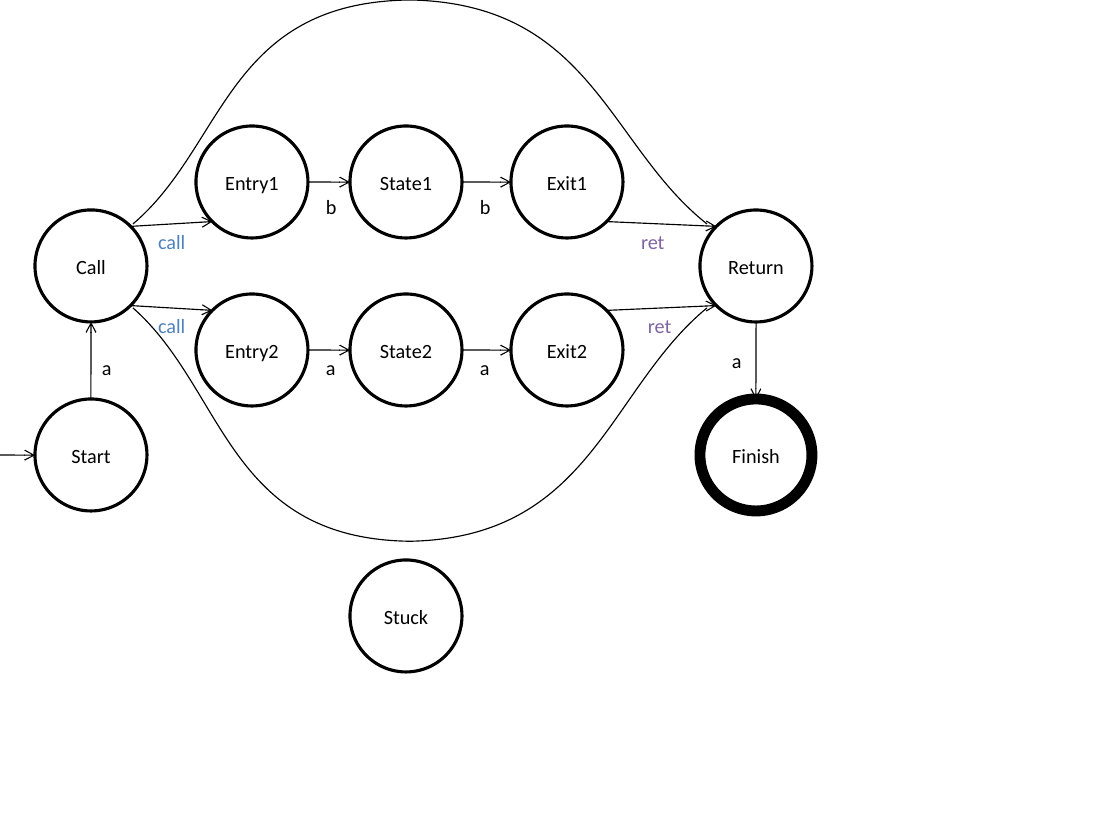
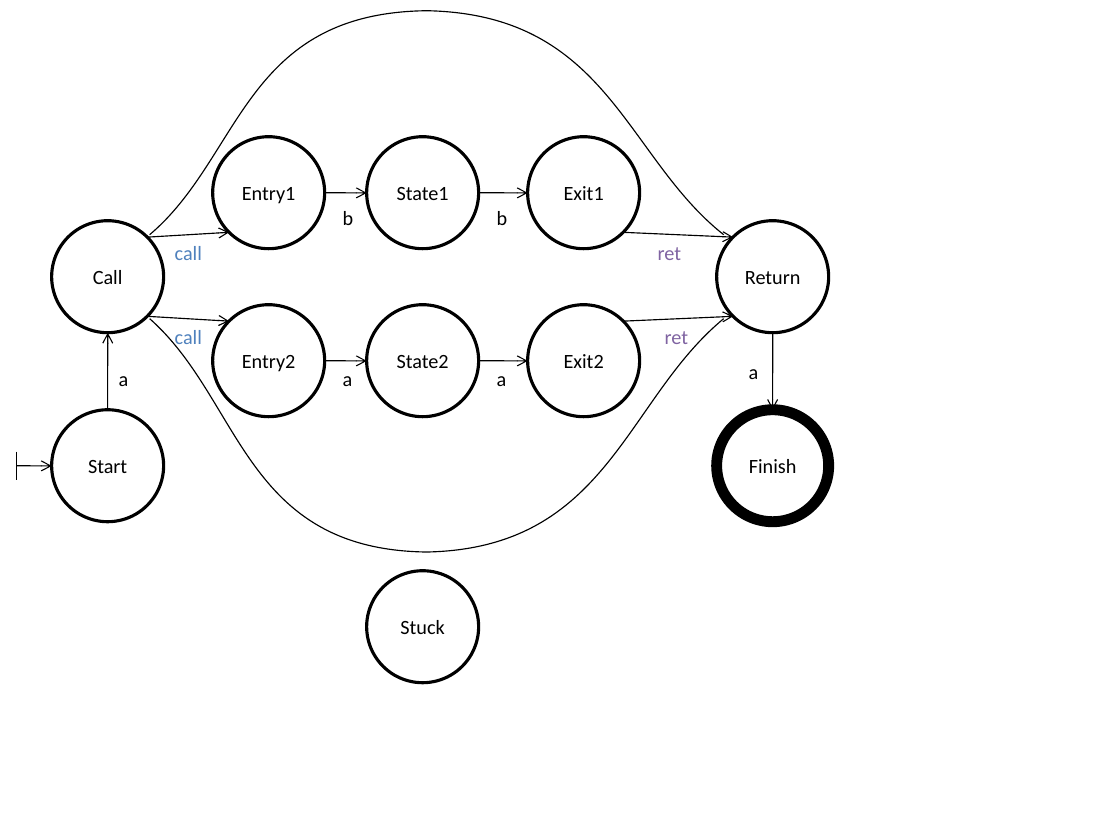
Before and after one commit to WaliDev/WALi-OpenNWA, a slide deck: slide 17 of Doc/NWA_tex/Examples.pptx. Drawn at 1120x840 pixels with LibreOffice and Linux fonts; fonts in the diff are those of the drawing. Boxes give left, top, right and bottom in pixels: in the first picture for what was removed or moved away, otherwise in the second. Text is boxed around its words. In the diff, an @@ line names an element or a change of style, - is before the commit and + after.

```diff
--- a/Doc/NWA_tex/Examples.pptx
+++ b/Doc/NWA_tex/Examples.pptx
@@ 11 ellipses, 11 arrows, 10 texts, 2 freeform shapes: place and size @@
-11 ellipses, 11 arrows, 10 texts, 2 freeform shapes at [0, 0, 812, 672]
+11 ellipses, 11 arrows, 10 texts, 2 freeform shapes at [17, 11, 829, 683]
@@ line added from (17, 451) to (17, 479), #000000 0.75 pt @@
```
Also in this commit, not shown: 20 other slides changed, 43 other files.
